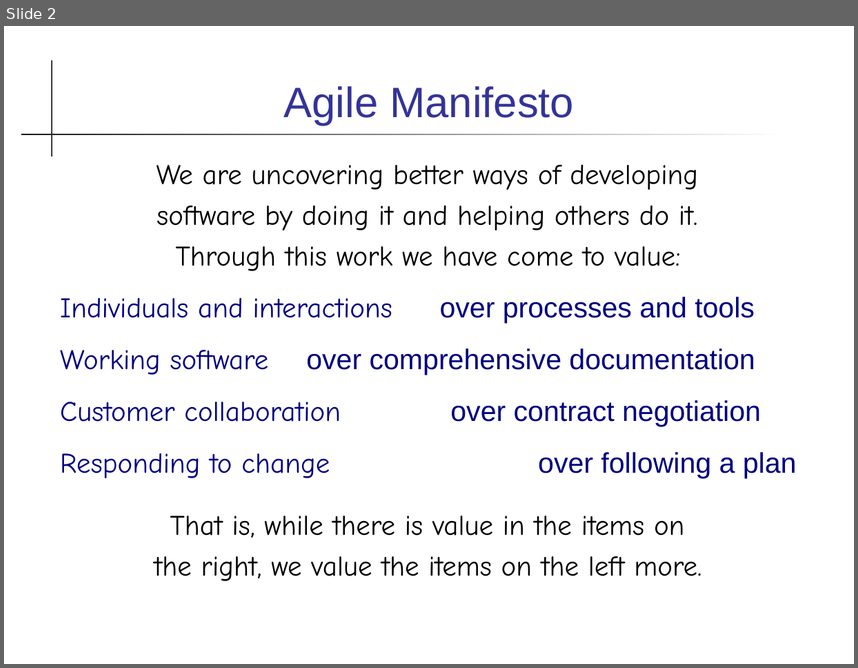
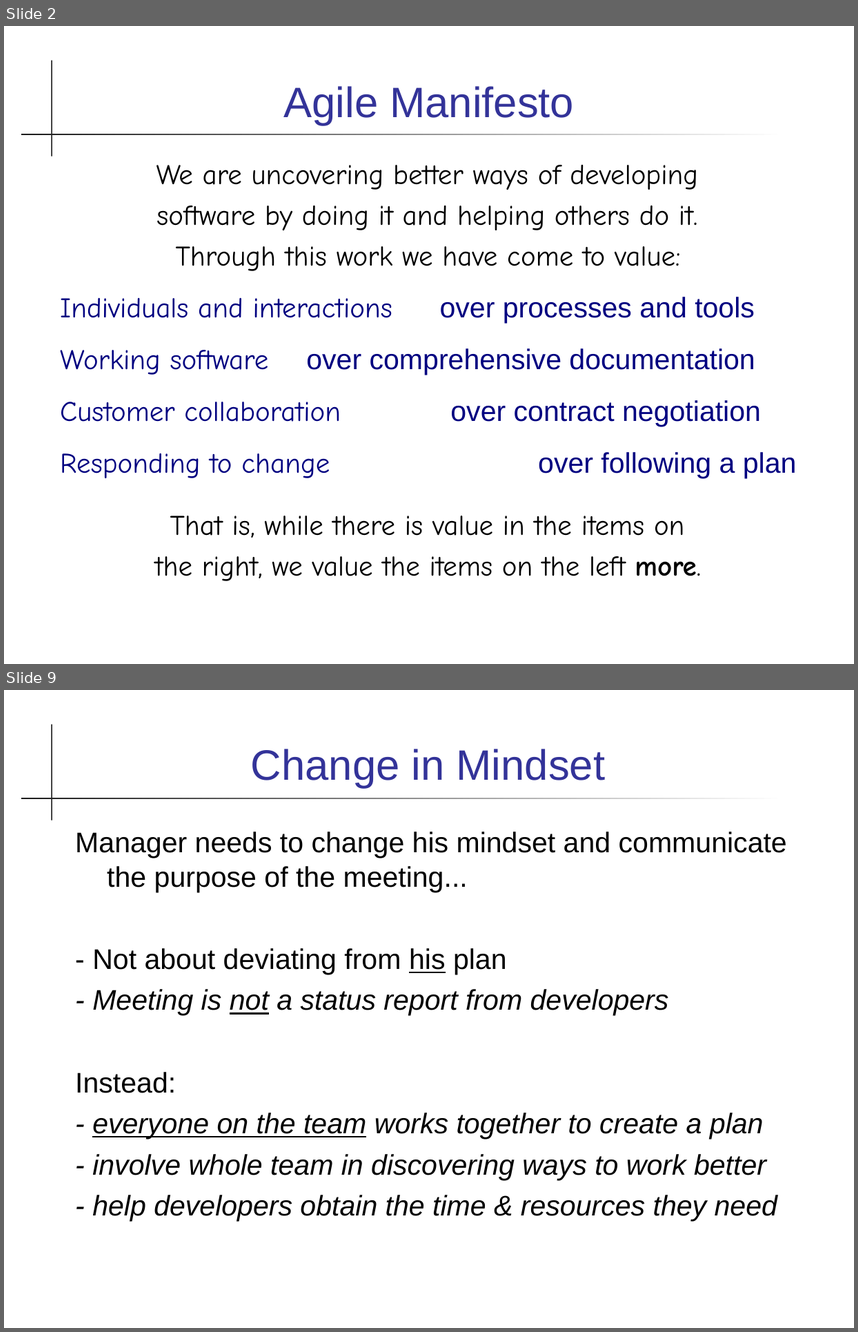
Before and after one commit to cpske/ISP, a slide deck: agile/Agile.ppt. Shown one above the other, each under a label of ours: slide 2 before the commit, slides 2 and 9 after it; the slides between them are not shown. The pictures are 858x668 and 858x1332 pixels, drawn with LibreOffice and Linux fonts; fonts in the diff are those of the drawing. Boxes give left, top, right and bottom in pixels: in the first picture for what was removed or moved away, otherwise in the second. Text is boxed around its words. In the diff, an @@ line names an element or a change of style, - is before the commit and + after.

```diff
--- a/agile/Agile.ppt
+++ b/agile/Agile.ppt
@@ slide 9 added at [4, 690, 854, 1328], background #FFFFFF; not listed: 2 template elements that a slide beside it also shows @@
@@ title added at [251, 749, 606, 788], 36 pt, text #333399 @@
+Change in Mindset
@@ text added at [75, 831, 787, 1221], 24 pt, text #000000, italic @@
+Manager needs to change his mindset and communicate the purpose of the meeting...
+- Not about deviating from his plan
+- Meeting is not a status report from developers
+Instead:
+- everyone on the team works together to create a plan
+- involve whole team in discovering ways to work better
+- help developers obtain the time & resources they need
@@ slide 2 changed as well @@
@@ text at [155, 515, 701, 581]: bold on in "more." @@
```
Also in this commit, not shown: 1 other slide changed, 9 other slides added, 2 slides removed, 8 other files.
